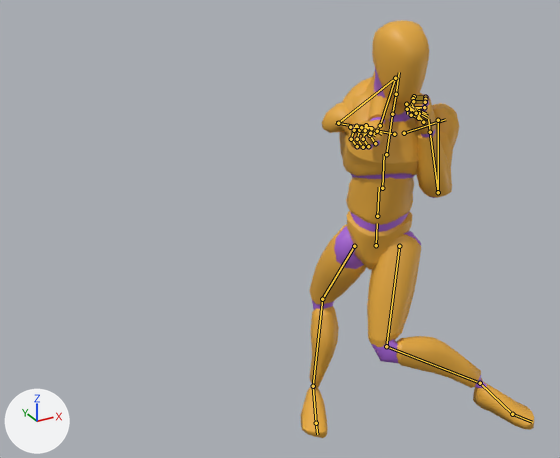
One commit to the glTF model public/models/quaternius/blender-kicks-core.glb: the scene before it, then after it.
The view is the same before and after, from a 50 mm camera at (-1.71, -2.23, 2.17) aimed at (-0.4, 0.15, 0.98). The lights are fixed; the arrows at lower left show +X, +Y and +Z. The older version comes first. Both versions are drawn at frame 14 of the action 'BF_LowKick_L'; the numbers are the values there. The bones that change, and the others that lie on the model, are drawn over the model as lines.

The first picture shows 'Mannequin'.
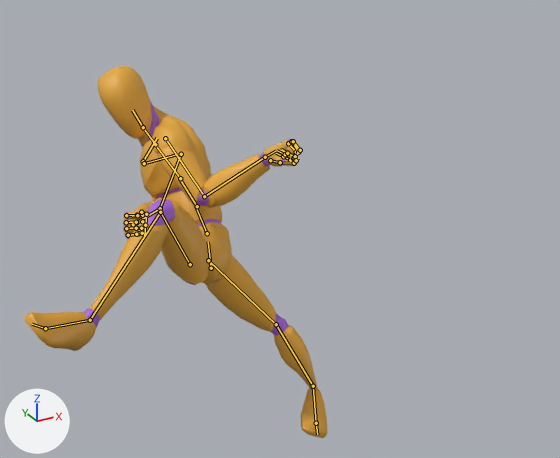
Diff of the bpy script that builds the scene:
```diff
--- a/public/models/quaternius/blender-kicks-core.glb.py
+++ b/public/models/quaternius/blender-kicks-core.glb.py
@@ bone_pelvis @@
 bone_pelvis = bpy.data.objects['Armature'].pose.bones['pelvis']  # child of 'root'
-bone_pelvis.location = (-0.003, -0.07, -0.002)
-bone_pelvis.rotation_quaternion = (0.963, -0.052, -0.258, 0.056)  # degrees (-9, -29, 9)
+bone_pelvis.location = (-0.621, -0.185, -0.22)
+bone_pelvis.rotation_quaternion = (0.352, -0.161, -0.876, 0.287)  # degrees (46, -148, -35)
@@ bone_spine_01 @@
 bone_spine_01 = bpy.data.objects['Armature'].pose.bones['spine_01']  # child of 'pelvis'
-bone_spine_01.rotation_quaternion = (1.0, 0.0, 0.0, 0.0)  # degrees (0, 0, 0)
+bone_spine_01.rotation_quaternion = (0.962, 0.236, 0.075, 0.119)  # degrees (28, 5, 15)
@@ bone_spine_02 @@
 bone_spine_02 = bpy.data.objects['Armature'].pose.bones['spine_02']  # child of 'spine_01'
-bone_spine_02.location = (0.012, -0.003, 0.011)
-bone_spine_02.rotation_quaternion = (0.994, 0.103, -0.046, -0.002)  # degrees (12, -5, -1)
+bone_spine_02.location = (0.001, -0.003, -0.006)
+bone_spine_02.rotation_quaternion = (0.986, 0.156, 0.062, -0.007)  # degrees (18, 7, 0)
@@ bone_spine_03 @@
 bone_spine_03 = bpy.data.objects['Armature'].pose.bones['spine_03']  # child of 'spine_02'
-bone_spine_03.location = (0.008, 0.0, 0.007)
-bone_spine_03.rotation_quaternion = (0.979, 0.091, 0.182, -0.027)  # degrees (10, 21, -1)
+bone_spine_03.location = (0.001, -0.003, -0.003)
+bone_spine_03.rotation_quaternion = (0.994, 0.037, 0.018, -0.1)  # degrees (4, 2, -11)
@@ bone_neck_01 @@
 bone_neck_01 = bpy.data.objects['Armature'].pose.bones['neck_01']  # child of 'spine_03'
-bone_neck_01.rotation_quaternion = (0.995, -0.101, 0.0, 0.0)  # degrees (-12, 0, 0)
+bone_neck_01.rotation_quaternion = (0.916, -0.038, 0.348, -0.198)  # degrees (-15, 38, -30)
@@ bone_head @@
 bone_head = bpy.data.objects['Armature'].pose.bones['Head']  # child of 'neck_01'
-bone_head.rotation_quaternion = (0.994, 0.057, 0.096, 0.005)  # degrees (7, 11, 1)
+bone_head.rotation_quaternion = (0.968, 0.134, 0.204, -0.064)  # degrees (15, 24, -4)
@@ bone_clavicle_l @@
 bone_clavicle_l = bpy.data.objects['Armature'].pose.bones['clavicle_l']  # child of 'spine_03'
-bone_clavicle_l.rotation_quaternion = (0.998, -0.039, -0.005, -0.055)  # degrees (-4, -1, -6)
+bone_clavicle_l.rotation_quaternion = (0.998, -0.021, -0.006, -0.055)  # degrees (-2, -1, -6)
@@ bone_upperarm_l @@
 bone_upperarm_l = bpy.data.objects['Armature'].pose.bones['upperarm_l']  # child of 'clavicle_l'
-bone_upperarm_l.rotation_quaternion = (0.696, 0.411, -0.058, -0.586)  # degrees (44, 24, -70)
+bone_upperarm_l.rotation_quaternion = (-0.637, 0.336, 0.42, 0.552)  # degrees (5, -65, -85)
@@ bone_lowerarm_l @@
 bone_lowerarm_l = bpy.data.objects['Armature'].pose.bones['lowerarm_l']  # child of 'upperarm_l'
-bone_lowerarm_l.rotation_quaternion = (0.394, 0.919, 0.005, 0.015)  # degrees (134, -1, 1)
+bone_lowerarm_l.rotation_quaternion = (0.736, -0.14, -0.007, 0.662)  # degrees (-13, 10, 83)
@@ bone_clavicle_r @@
 bone_clavicle_r = bpy.data.objects['Armature'].pose.bones['clavicle_r']  # child of 'spine_03'
-bone_clavicle_r.rotation_quaternion = (0.998, -0.038, 0.006, -0.049)  # degrees (-4, 1, -6)
+bone_clavicle_r.rotation_quaternion = (0.999, -0.022, 0.005, -0.049)  # degrees (-3, 1, -6)
@@ bone_upperarm_r @@
 bone_upperarm_r = bpy.data.objects['Armature'].pose.bones['upperarm_r']  # child of 'clavicle_r'
-bone_upperarm_r.rotation_quaternion = (-0.205, -0.091, -0.202, 0.953)  # degrees (-21, 15, -159)
+bone_upperarm_r.rotation_quaternion = (0.552, 0.659, -0.004, 0.511)  # degrees (80, -43, 49)
@@ bone_lowerarm_r @@
 bone_lowerarm_r = bpy.data.objects['Armature'].pose.bones['lowerarm_r']  # child of 'upperarm_r'
-bone_lowerarm_r.rotation_quaternion = (0.375, 0.916, -0.05, 0.136)  # degrees (135, -17, 1)
+bone_lowerarm_r.rotation_quaternion = (0.912, 0.353, -0.149, 0.145)  # degrees (40, -22, 10)
@@ bone_hand_r @@
 bone_hand_r = bpy.data.objects['Armature'].pose.bones['hand_r']  # child of 'lowerarm_r'
-bone_hand_r.rotation_quaternion = (0.991, 0.125, 0.003, 0.045)  # degrees (14, 0, 5)
+bone_hand_r.rotation_quaternion = (0.983, 0.144, 0.006, 0.116)  # degrees (17, -1, 13)
@@ bone_thigh_l @@
 bone_thigh_l = bpy.data.objects['Armature'].pose.bones['thigh_l']  # child of 'pelvis'
-bone_thigh_l.rotation_quaternion = (0.69, -0.155, 0.703, -0.068)  # degrees (-97, 72, -90)
+bone_thigh_l.rotation_quaternion = (0.343, -0.577, -0.337, -0.66)  # degrees (25, -83, -147)
@@ bone_calf_l @@
 bone_calf_l = bpy.data.objects['Armature'].pose.bones['calf_l']  # child of 'thigh_l'
-bone_calf_l.rotation_quaternion = (0.807, 0.579, -0.086, 0.072)  # degrees (71, -13, 1)
+bone_calf_l.rotation_quaternion = (0.67, 0.71, -0.211, 0.054)  # degrees (96, -21, -14)
@@ bone_foot_l @@
 bone_foot_l = bpy.data.objects['Armature'].pose.bones['foot_l']  # child of 'calf_l'
-bone_foot_l.rotation_quaternion = (0.473, 0.013, -0.798, -0.374)  # degrees (-66, -132, 34)
+bone_foot_l.rotation_quaternion = (0.964, 0.128, -0.144, 0.182)  # degrees (12, -19, 19)
@@ bone_thigh_r @@
 bone_thigh_r = bpy.data.objects['Armature'].pose.bones['thigh_r']  # child of 'pelvis'
-bone_thigh_r.rotation_quaternion = (0.501, 0.015, 0.805, 0.317)  # degrees (-61, 127, -35)
+bone_thigh_r.rotation_quaternion = (0.9, 0.355, 0.045, 0.249)  # degrees (42, -6, 29)
@@ bone_calf_r @@
 bone_calf_r = bpy.data.objects['Armature'].pose.bones['calf_r']  # child of 'thigh_r'
-bone_calf_r.rotation_quaternion = (0.902, 0.244, 0.337, -0.118)  # degrees (29, 42, -4)
+bone_calf_r.rotation_quaternion = (0.844, -0.25, 0.472, -0.035)  # degrees (-47, 51, -28)
@@ bone_foot_r @@
 bone_foot_r = bpy.data.objects['Armature'].pose.bones['foot_r']  # child of 'calf_r'
-bone_foot_r.rotation_quaternion = (0.157, 0.055, -0.499, -0.85)  # degrees (60, -4, -161)
+bone_foot_r.rotation_quaternion = (0.158, -0.216, -0.388, -0.882)  # degrees (46, -30, -173)
```

Where the change shows, as pixel boxes (x1, y1, x2, y2) in the pictures (560 x 458 px):
'Mannequin', posed (30% wider, 11% shorter): before (301, 20, 534, 438); after (24, 65, 327, 438)
bone 'pelvis', root to tip: before (376, 245) to (377, 223); after (211, 268) to (208, 242)
bone 'spine_01', root to tip: before (377, 216) to (379, 187); after (207, 233) to (195, 206)
bone 'spine_02', root to tip: before (382, 188) to (384, 154); after (197, 206) to (179, 178)
bone 'spine_03', root to tip: before (386, 154) to (392, 116); after (180, 178) to (156, 146)
bone 'neck_01', root to tip: before (392, 114) to (396, 94); after (155, 144) to (143, 127)
bone 'Head', root to tip: before (396, 94) to (399, 72); after (143, 127) to (132, 110)
bone 'clavicle_l', root to tip: before (404, 133) to (445, 119); after (143, 161) to (157, 138)
bone 'upperarm_l', root to tip: before (438, 120) to (438, 192); after (165, 138) to (204, 196)
bone 'lowerarm_l', root to tip: before (438, 192) to (430, 132); after (204, 196) to (265, 157)
bone 'clavicle_r', root to tip: before (394, 134) to (335, 122); after (144, 163) to (175, 155)
bone 'upperarm_r', root to tip: before (338, 123) to (395, 78); after (181, 154) to (160, 208)
bone 'lowerarm_r', root to tip: before (395, 78) to (380, 125); after (160, 208) to (133, 224)
bone 'hand_r', root to tip: before (380, 125) to (373, 134); after (133, 224) to (130, 224)
bone 'thigh_l', root to tip: before (399, 246) to (386, 346); after (190, 264) to (160, 212)
bone 'calf_l', root to tip: before (386, 346) to (480, 383); after (160, 212) to (90, 320)
bone 'foot_l', root to tip: before (480, 383) to (512, 414); after (90, 320) to (45, 328)
bone 'thigh_r', root to tip: before (354, 246) to (322, 299); after (208, 260) to (276, 324)
bone 'calf_r', root to tip: before (322, 299) to (313, 386); after (276, 324) to (313, 386)
